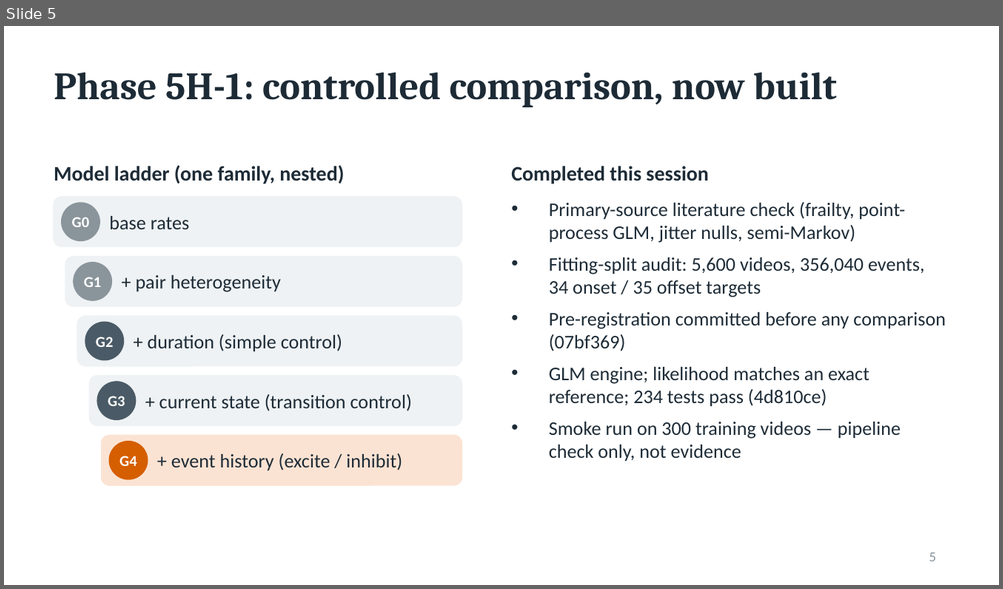
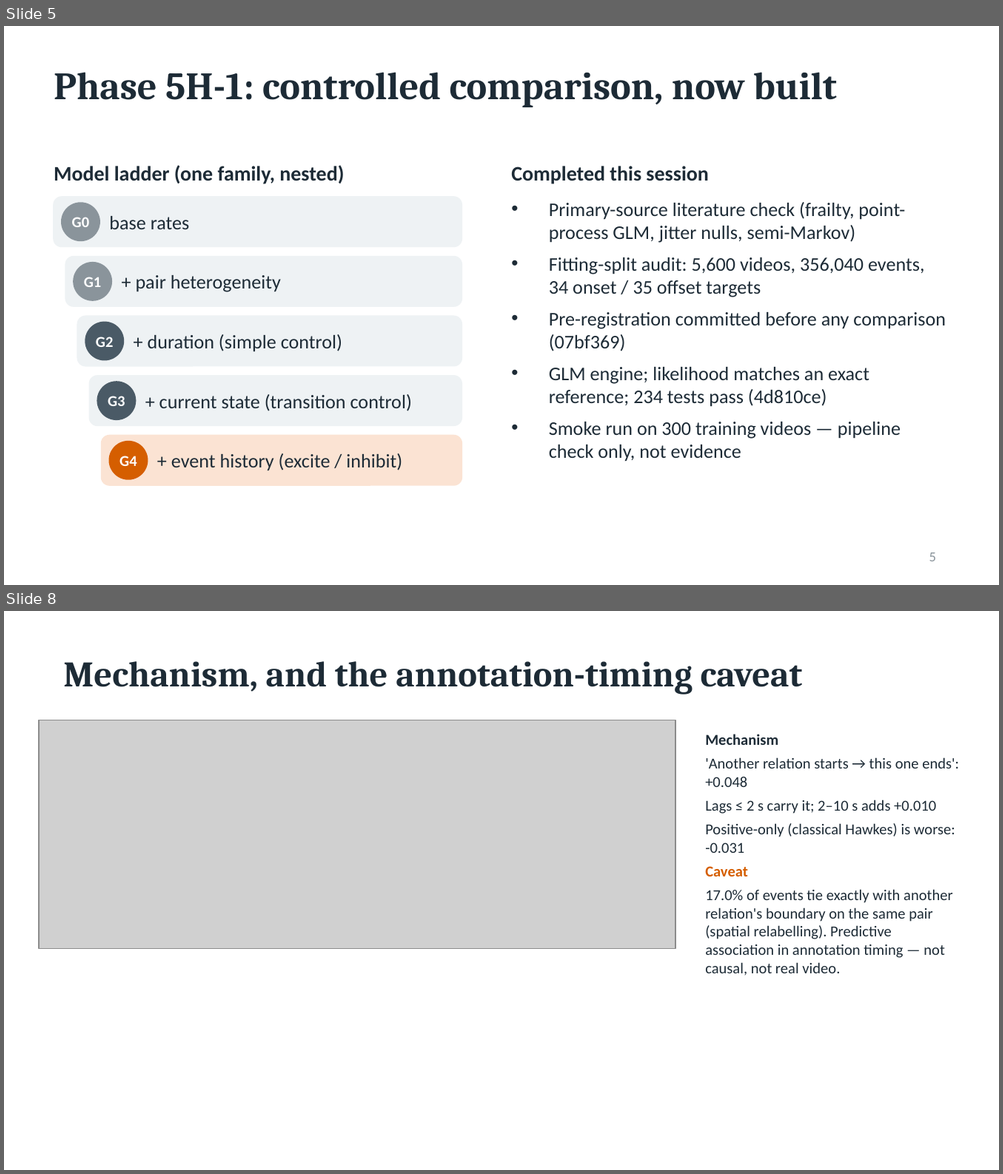
Before and after one commit to dhirenv-21/TAROG, a slide deck: results/phase5h1/showcase/phase5h1_supervisor_update.pptx. Shown one above the other, each under a label of ours: slide 5 before the commit, slides 5 and 8 after it; the slides between them are not shown. The pictures are 1003x589 and 1003x1174 pixels, drawn with LibreOffice and Linux fonts; fonts in the diff are those of the drawing; grey boxes stand for pictures. Boxes give left, top, right and bottom in pixels: in the first picture for what was removed or moved away, otherwise in the second. Text is boxed around its words. In the diff, an @@ line names an element or a change of style, - is before the commit and + after.

```diff
--- a/results/phase5h1/showcase/phase5h1_supervisor_update.pptx
+++ b/results/phase5h1/showcase/phase5h1_supervisor_update.pptx
@@ slide 8 added at [4, 611, 999, 1170], background #FFFFFF @@
@@ text added at [63, 661, 802, 694], 26 pt, text #1D2B36, bold @@
+Mechanism, and the annotation-timing caveat
@@ picture added at [39, 721, 675, 949] @@
@@ text added at [705, 734, 959, 976], 11 pt, text #1D2B36 @@
+Mechanism
+'Another relation starts → this one ends': +0.048
+Lags ≤ 2 s carry it; 2–10 s adds +0.010
+Positive-only (classical Hawkes) is worse: -0.031
+Caveat
+17.0% of events tie exactly with another relation's boundary on the same pair (spatial relabelling). Predictive association in annotation timing — not causal, not real video.
```
Also in this commit, not shown: 3 other slides added, 1 slide removed, 29 other files.
